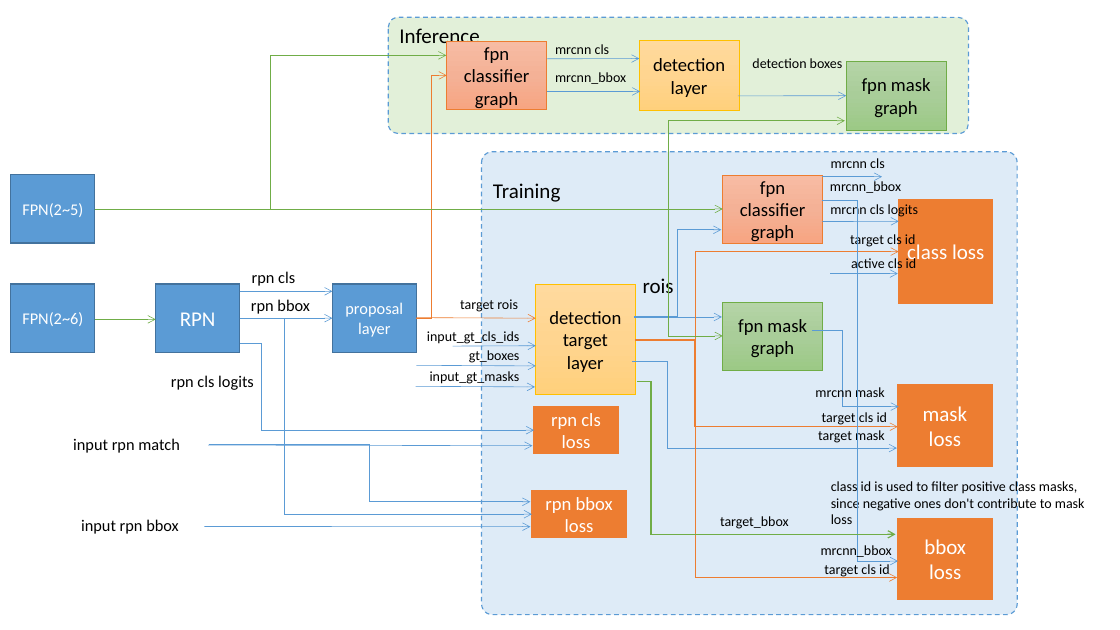
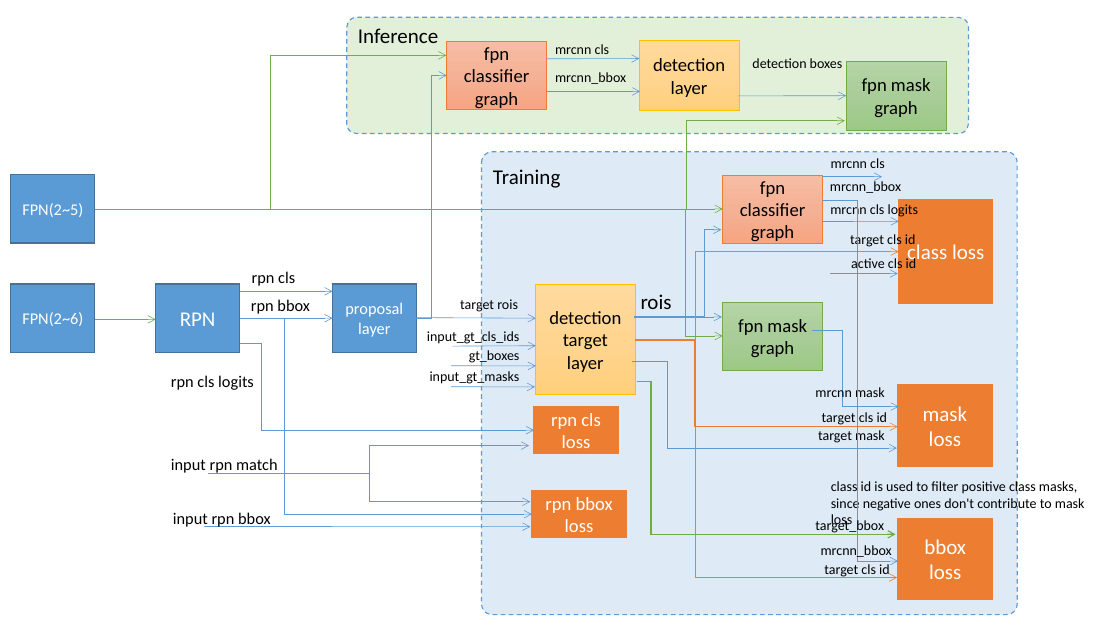
Before and after one commit to naurril/naurril.github.com, a slide deck: slide 1 of assets/MASK RCNN.pptx. Drawn at 1120x630 pixels with LibreOffice and Linux fonts; fonts in the diff are those of the drawing. Boxes give left, top, right and bottom in pixels: in the first picture for what was removed or moved away, otherwise in the second. Text is boxed around its words. In the diff, an @@ line names an element or a change of style, - is before the commit and + after.

```diff
--- a/assets/MASK RCNN.pptx
+++ b/assets/MASK RCNN.pptx
@@ rounded rectangle "Inference": place and size @@
-rounded rectangle "Inference" at [388,18,969,134]
+rounded rectangle "Inference" at [347,18,969,134]
@@ elbow arrow (417, 318) - (447, 76): stroke #ED7D31 0.5 pt to #5B9BD5 0.5 pt @@
@@ elbow arrow (95, 209) - (845, 121): route changed @@
@@ elbow arrow (95, 209) - (723, 336): route changed @@
@@ elbow arrow (634, 317) - (722, 230): route changed @@
@@ text "rois" rewrapped from [643,275,674,299] to [641,294,672,309] @@
@@ arrow (417, 318) - (536, 318): stroke #ED7D31 0.5 pt to #5B9BD5 0.5 pt @@
@@ arrow moved from (417, 365) - (536, 366) to (451, 365) - (536, 366) @@
@@ arrow moved from (416, 386) - (535, 387) to (451, 386) - (535, 387) @@
@@ arrow removed from (208, 445) to (533, 446) @@
@@ elbow arrow added from (208, 474) to (529, 446), #5B9BD5 0.5 pt @@
@@ text "input rpn match": place and size @@
-text "input rpn match" at [73,438,180,453]
+text "input rpn match" at [171,458,278,474]
@@ elbow arrow moved from (208, 444) - (530, 502) to (208, 474) - (530, 502) @@
@@ text "input rpn bbox": place and size @@
-text "input rpn bbox" at [81,519,179,534]
+text "input rpn bbox" at [173,512,271,527]
@@ text "target_bbox": place and size @@
-text "target_bbox" at [720,516,789,529]
+text "target_bbox" at [815,518,884,534]
```
Also in this commit, not shown: 1 other slide changed.
